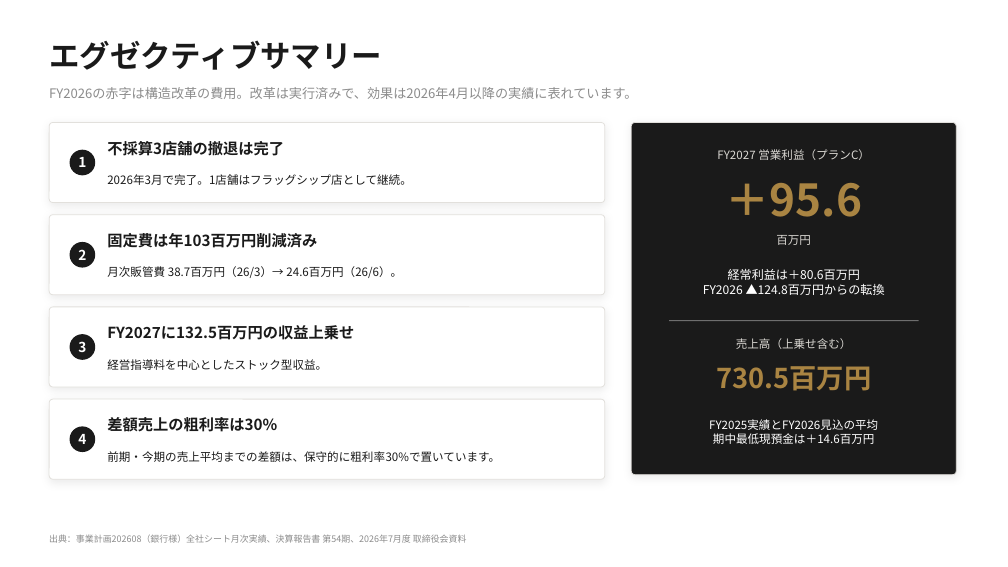
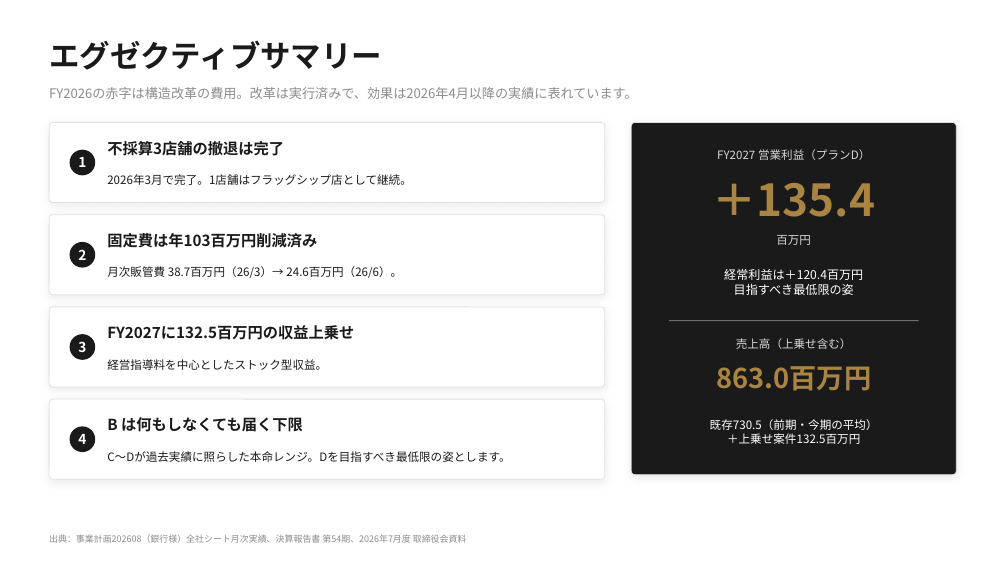
Before and after one commit to nakano-winebank/wine-auction, a slide deck: slide 2 of out/WineBank_FY2027_銀行提出.pptx. Drawn at 1008x567 pixels with LibreOffice and Linux fonts; fonts in the diff are those of the drawing. Boxes give left, top, right and bottom in pixels: in the first picture for what was removed or moved away, otherwise in the second. Text is boxed around its words. In the diff, an @@ line names an element or a change of style, - is before the commit and + after.

```diff
--- a/out/WineBank_FY2027_銀行提出.pptx
+++ b/out/WineBank_FY2027_銀行提出.pptx
@@ text at (717,149,870,160): text changed @@
-FY2027 営業利益（プランC）
+FY2027 営業利益（プランD）
@@ text at (713,183,876,217): text changed @@
-＋95.6
+＋135.4
@@ text at (724,269,863,295): text changed @@
-経常利益は＋80.6百万円
-FY2026 ▲124.8百万円からの転換
+経常利益は＋120.4百万円
+目指すべき最低限の姿
@@ text at (716,366,871,391): text changed @@
-730.5百万円
+863.0百万円
@@ text at (107,417,303,432): text changed @@
-差額売上の粗利率は30%
+B は何もしなくても届く下限
@@ text at (710,419,878,444): text changed @@
-FY2025実績とFY2026見込の平均
-期中最低現預金は＋14.6百万円
+既存730.5（前期・今期の平均）
+＋上乗せ案件132.5百万円
@@ text at (107,451,510,462): text changed @@
-前期・今期の売上平均までの差額は、保守的に粗利率30%で置いています。
+C〜Dが過去実績に照らした本命レンジ。Dを目指すべき最低限の姿とします。
```
Also in this commit, not shown: 6 other slides changed, 6 other files.
